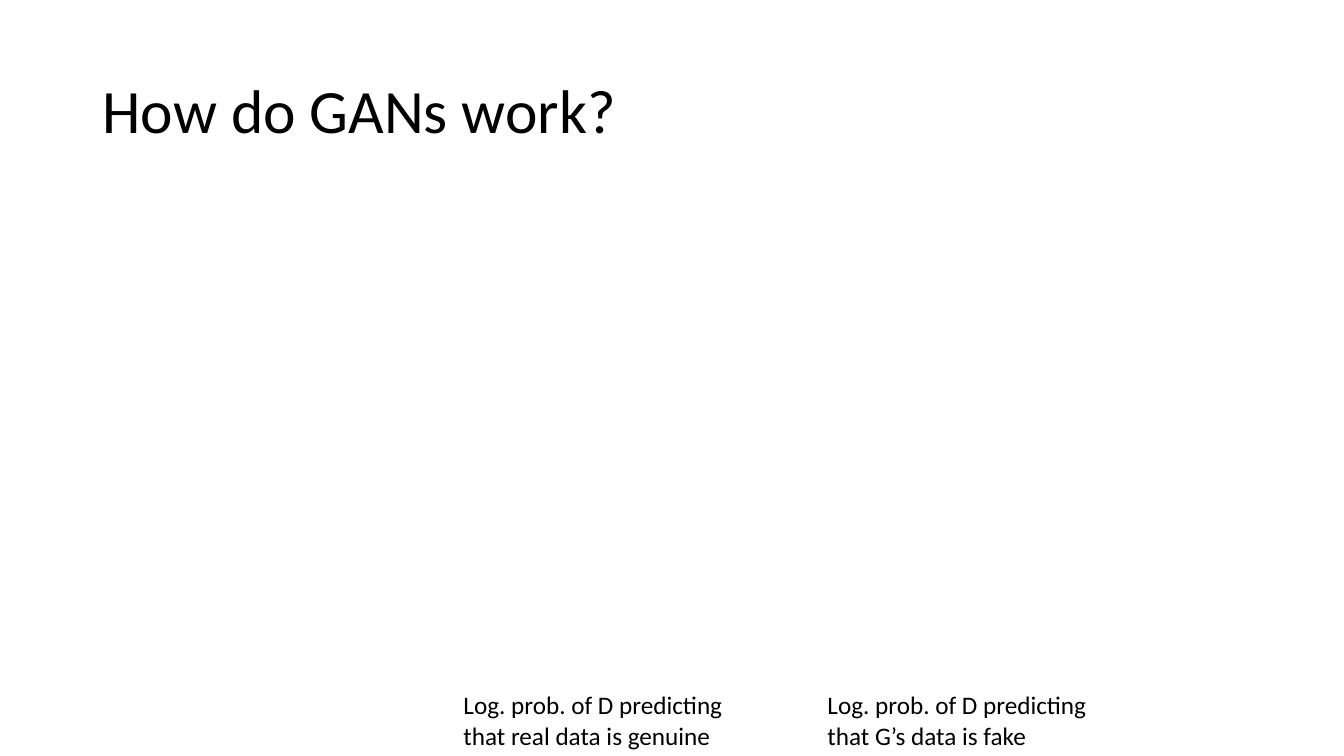
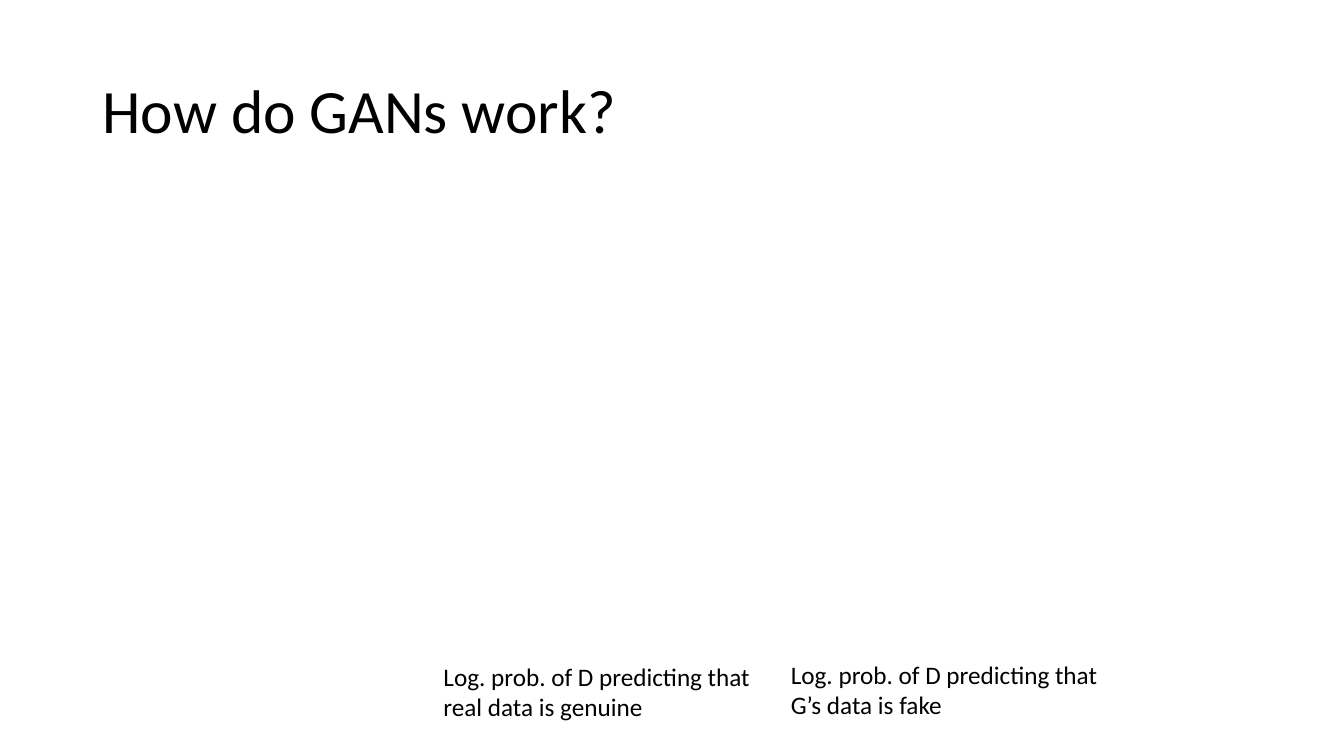
Before and after one commit to gmarchet/dnnworkshop5, a slide deck: slide 10 of presentations/6.GANs.pptx. Drawn at 1344x756 pixels with LibreOffice and Linux fonts; fonts in the diff are those of the drawing; grey boxes stand for pictures. Boxes give left, top, right and bottom in pixels: in the first picture for what was removed or moved away, otherwise in the second. Text is boxed around its words. In the diff, an @@ line names an element or a change of style, - is before the commit and + after.

```diff
--- a/presentations/6.GANs.pptx
+++ b/presentations/6.GANs.pptx
@@ text "Log. prob. of D predicting ..." rewrapped from box(463, 696, 722, 750) to box(443, 668, 750, 721) @@
@@ text "Log. prob. of D predicting ..." rewrapped from box(827, 696, 1086, 746) to box(791, 666, 1097, 715) @@
```
Also in this commit, not shown: 11 other slides changed, 2 other files.
